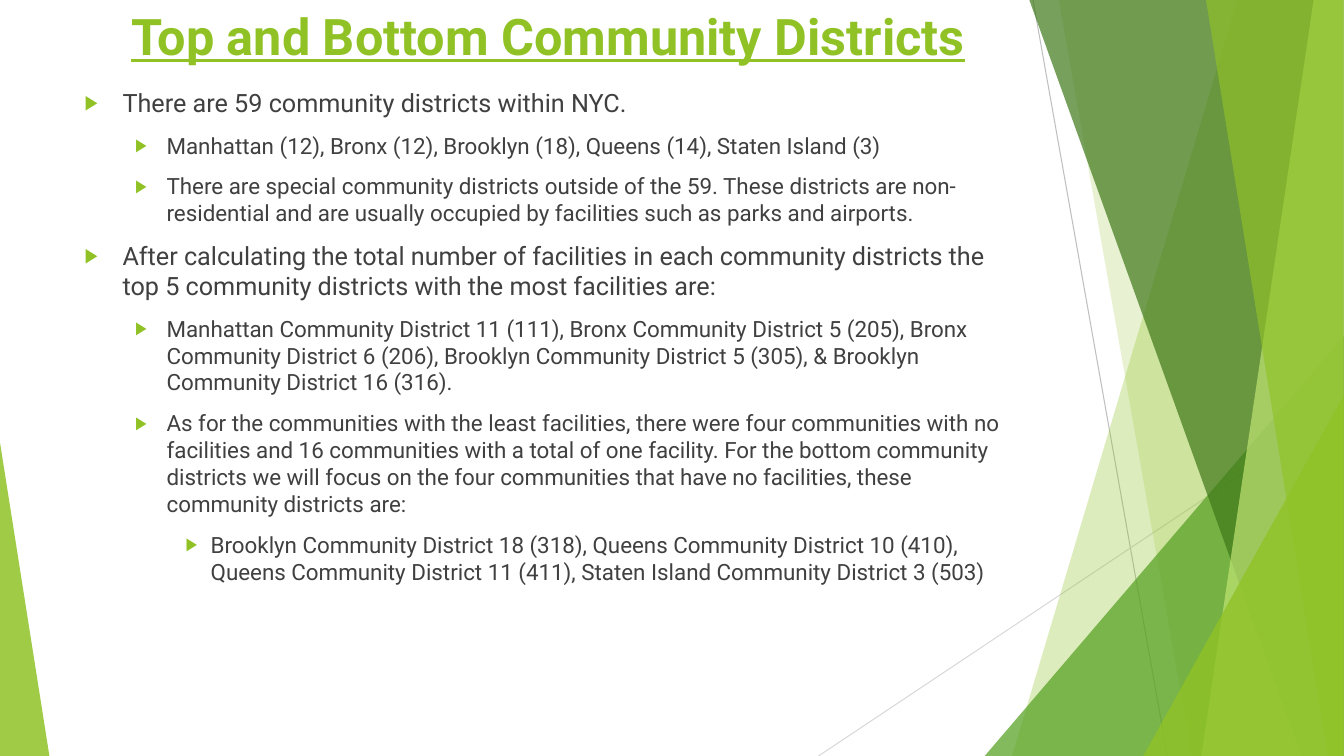
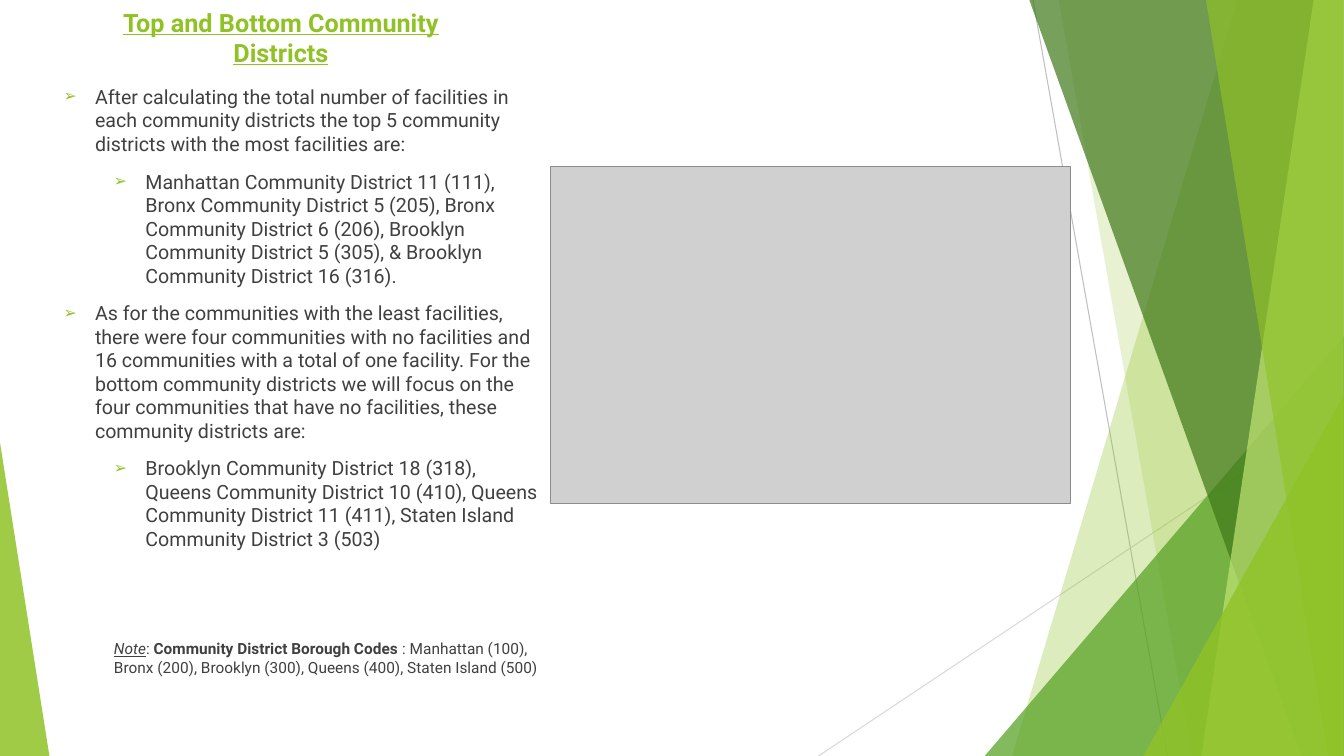
Before and after one commit to LJRollerII/NSS_Capstone_Project, a slide deck: slide 5 of presentation/Healthy_Food_Access_in_NYC.pptx (slide 6 before the commit). Drawn at 1344x756 pixels with LibreOffice and Linux fonts; fonts in the diff are those of the drawing; grey boxes stand for pictures. Boxes give left, top, right and bottom in pixels: in the first picture for what was removed or moved away, otherwise in the second. Text is boxed around its words. In the diff, an @@ line names an element or a change of style, - is before the commit and + after.

```diff
--- a/presentation/Healthy_Food_Access_in_NYC.pptx
+++ b/presentation/Healthy_Food_Access_in_NYC.pptx
@@ title "Top and Bottom Community Districts" at (123, 13, 438, 65): size 36 to 18 pt; vertical alignment top to bottom @@
@@ text "After calculating the total number ...": place and size @@
-text "After calculating the total number ..." at (123, 93, 999, 585)
+text "After calculating the total number ..." at (95, 89, 538, 677)
@@ text at (95, 89, 537, 551): size 18 to 14 pt in "After calculating the total number of facilities ..."; size 16 to 14 pt in "Manhattan Community District 11 (111), Bronx Community ...", "As for the communities with the least ...", "Brooklyn Community District 18 (318), Queens Community ..."; bullet ▶ to ➢; list level 2 to 1 in "As for the communities with ..."; list level 3 to 2 in "Brooklyn Community District 18 (318), ..." @@
@@ text at (123, 93, 956, 226): paragraphs removed @@
-▶ There are 59 community districts within NYC.
-  ▶ Manhattan (12), Bronx (12), Brooklyn (18), Queens (14), Staten Island (3)
-  ▶ There are special community districts outside of the 59. These districts are non-residential and are usually occupied by facilities such as parks and airports.
@@ picture added at (552, 166, 1072, 503) @@
@@ text at (114, 642, 538, 677): paragraph added @@
+  Note: Community District Borough Codes : Manhattan (100), Bronx (200), Brooklyn (300), Queens (400), Staten Island (500)
```
Also in this commit, not shown: 9 other slides changed, 1 slide removed.
